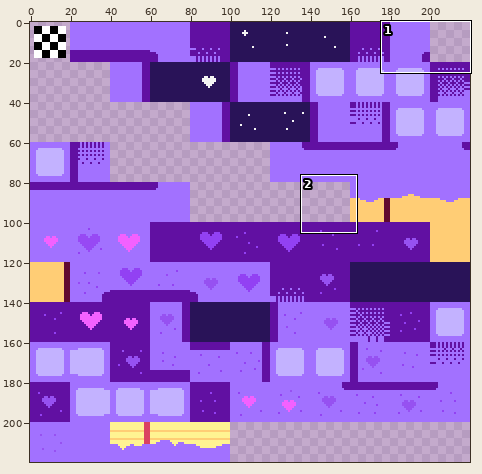
Edited in one commit: sprite sheet (tilesets/ts_dungeon1_tiles/output_tileset.png). The first picture is a wide view before the edit; the outline marks the close-up.
Close-up. Before:
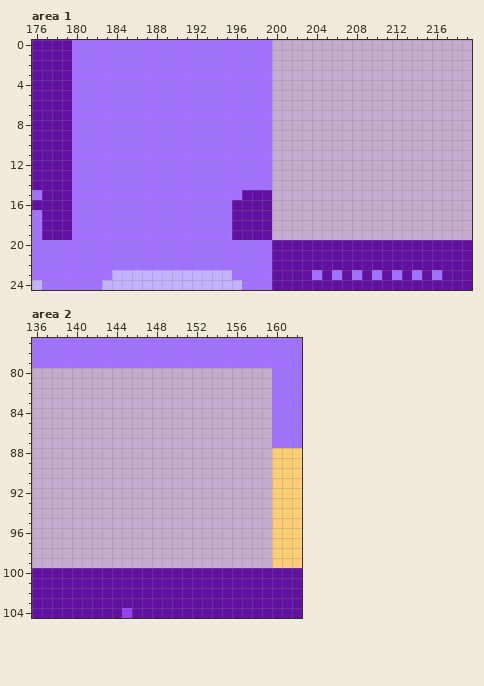
The file is 220x220 pixels. Shown: area 1: x 176..219, y 0..24; area 2: x 136..162, y 77..104. The commit also changed other parts of the picture, which this record leaves out.
New version:
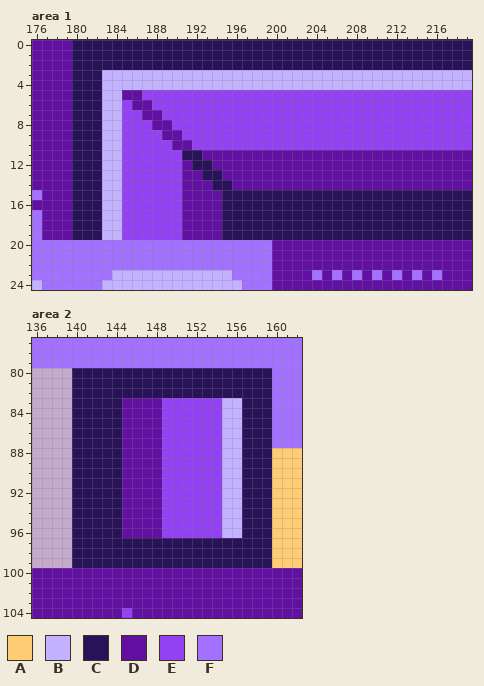
Palette (. is transparent): A #ffcd75  B #c3b2ff  C #291358  D #6110a2  E #9241f3  F #a271ff
Changes in this commit:
Area 1:
y 0..2: x 180..219 FFFFFFFFFFFFFFFFFFFF.................... -> CCCCCCCCCCCCCCCCCCCCCCCCCCCCCCCCCCCCCCCC
y 3..4: x 180..219 FFFFFFFFFFFFFFFFFFFF.................... -> CCCBBBBBBBBBBBBBBBBBBBBBBBBBBBBBBBBBBBBB
y 5: x 180..219 FFFFFFFFFFFFFFFFFFFF.................... -> CCCBBDDEEEEEEEEEEEEEEEEEEEEEEEEEEEEEEEEE
y 6: x 180..219 FFFFFFFFFFFFFFFFFFFF.................... -> CCCBBEDDEEEEEEEEEEEEEEEEEEEEEEEEEEEEEEEE
y 7: x 180..219 FFFFFFFFFFFFFFFFFFFF.................... -> CCCBBEEDDEEEEEEEEEEEEEEEEEEEEEEEEEEEEEEE
y 8: x 180..219 FFFFFFFFFFFFFFFFFFFF.................... -> CCCBBEEEDDEEEEEEEEEEEEEEEEEEEEEEEEEEEEEE
y 9: x 180..219 FFFFFFFFFFFFFFFFFFFF.................... -> CCCBBEEEEDDEEEEEEEEEEEEEEEEEEEEEEEEEEEEE
y 10: x 180..219 FFFFFFFFFFFFFFFFFFFF.................... -> CCCBBEEEEEDDEEEEEEEEEEEEEEEEEEEEEEEEEEEE
y 11: x 180..219 FFFFFFFFFFFFFFFFFFFF.................... -> CCCBBEEEEEECCDDDDDDDDDDDDDDDDDDDDDDDDDDD
y 12: x 180..219 FFFFFFFFFFFFFFFFFFFF.................... -> CCCBBEEEEEEDCCDDDDDDDDDDDDDDDDDDDDDDDDDD
y 13: x 180..219 FFFFFFFFFFFFFFFFFFFF.................... -> CCCBBEEEEEEDDCCDDDDDDDDDDDDDDDDDDDDDDDDD
y 14: x 180..219 FFFFFFFFFFFFFFFFFFFF.................... -> CCCBBEEEEEEDDDCCDDDDDDDDDDDDDDDDDDDDDDDD
y 15: x 180..219 FFFFFFFFFFFFFFFFFDDD.................... -> CCCBBEEEEEEDDDDCCCCCCCCCCCCCCCCCCCCCCCCC
y 16..19: x 180..219 FFFFFFFFFFFFFFFFDDDD.................... -> CCCBBEEEEEEDDDDCCCCCCCCCCCCCCCCCCCCCCCCC
Area 2:
y 80..82: x 140..159 .................... -> CCCCCCCCCCCCCCCCCCCC
y 83..96: x 140..159 .................... -> CCCCCDDDDEEEEEEBBCCC
y 97..99: x 140..159 .................... -> CCCCCCCCCCCCCCCCCCCC
Boxes around the changes in both close-ups, in picture pixels (x1, y1, x2, y2):
changed: (72, 40, 472, 240)
added: (72, 368, 272, 568)
